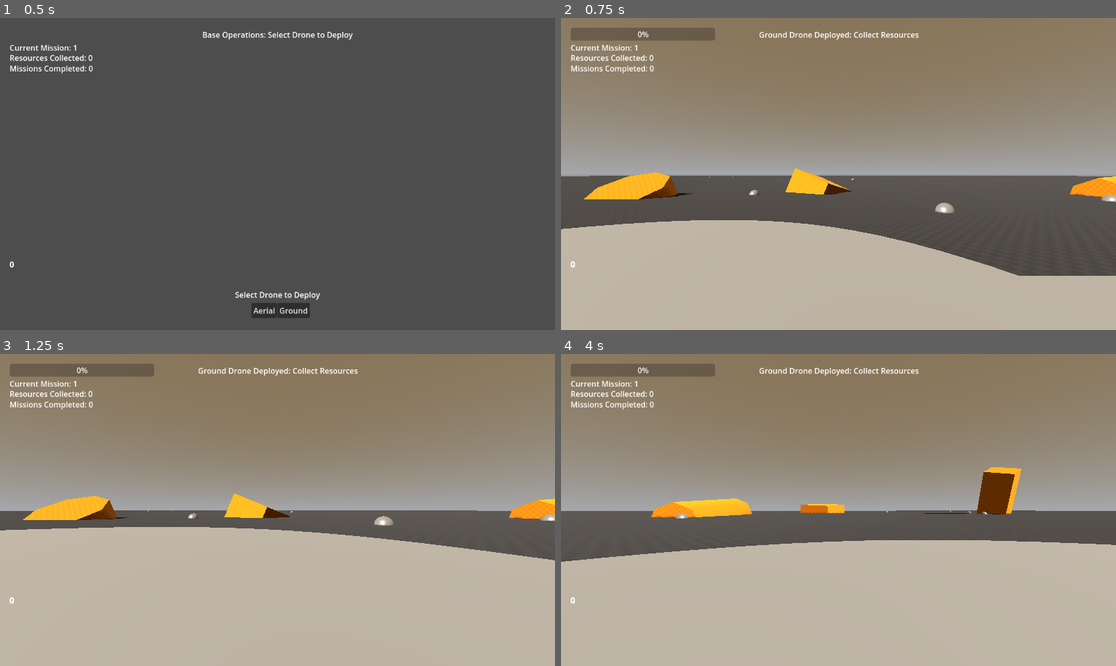
Above: before the commit, frames 1-4 (two rows, left to right).
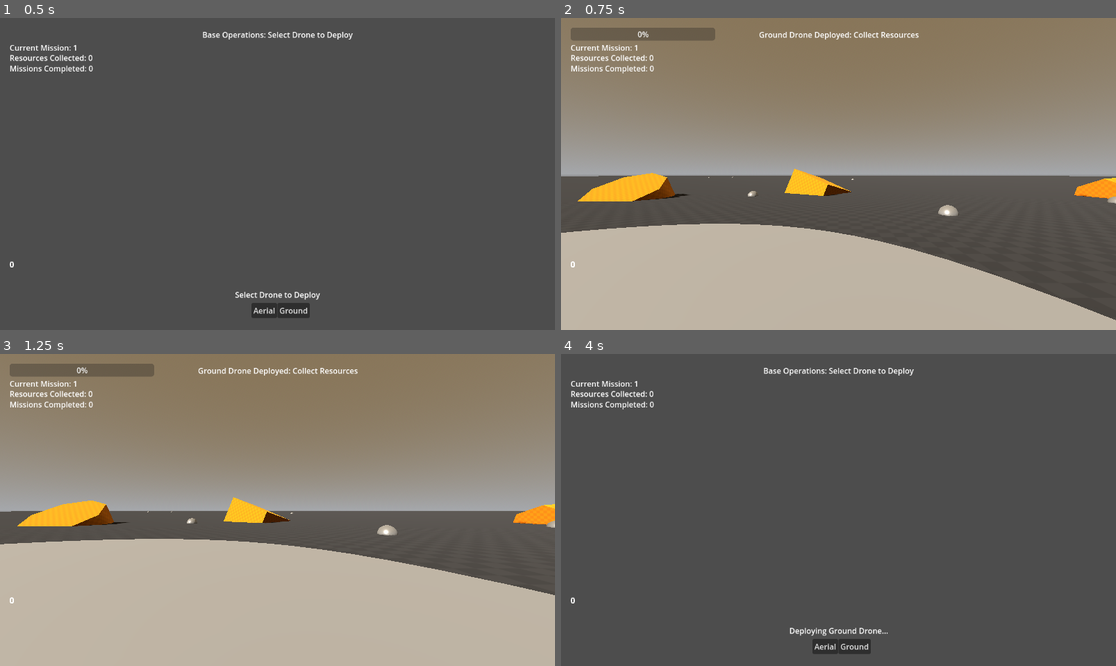
Above: after the commit, the same moments.

Repository: Triysle/drones
Game: Godot game, scene res://scenes/Main.tscn
Same seed, same stepped clock (60 frames per second), same inputs: the game is played once before the commit and once after it.
Inputs (mouse positions are in pixels of both pictures, inside the frame that each line leads up to):
- Up to frame 1 (0.5 s): no input
- Up to frame 2 (0.75 s): click "Ground" at 0.5 s
- Up to frame 3 (1.25 s): no input
- Up to frame 4 (4 s): tap Enter at 1.25, 3.5 s; move the mouse to (960, 494) at 1.27 s; hold D (move_right) 1.28-2.03 s; hold Space (ascend) 1.28-2.03 s; tap E (deploy_drone) at 1.55, 2.1 s; move the mouse to (727, 525) at 2.02 s; hold S (move_backward) 2.03-2.78 s; tap O (dock) at 2.3, 2.85 s; tap Space (ascend) at 2.75 s; move the mouse to (894, 441) at 2.77 s; hold D (move_right) 2.78-3.53 s; tap F (interact) at 3.05, 3.6 s; move the mouse to (810, 572) at 3.52 s; hold W (move_forward) from 3.53 s (still down); tap R (recall_drone, bound only after the commit) at 3.8 s

Frame 1 is identical in both runs. In frame 2, 3.3% of the frame differs, in the area x 0-100%, y 48-97%; in frame 3, 7.5%; in frame 4, 89%, in the area x 0-100%, y 0-100%.

Commit message:
0.0.5
movement bugfixes

Diff:
--- a/project.godot
+++ b/project.godot
@@ -64,7 +64,7 @@
 }
 recall_drone={
 "deadzone": 0.2,
-"events": [Object(InputEventKey,"resource_local_to_scene":fa …(140 unchanged characters)… d":false,"keycode":0,"physical_keycode":4194305,"key_label":0,"unicode":0,"location":0,"echo":false,"script":null)
+"events": [Object(InputEventKey,"resource_local_to_scene":fa …(140 unchanged characters)… d":false,"keycode":0,"physical_keycode":82,"key_label":0,"unicode":114,"location":0,"echo":false,"script":null)
 ]
 }
 interact={
--- a/scenes/GroundDrone.tscn
+++ b/scenes/GroundDrone.tscn
@@ -18,7 +18,7 @@
 shape = SubResource("BoxShape3D_86fod")
 
 [node name="Camera3D" type="Camera3D" parent="."]
-transform = Transform3D(1, 0, 0, 0, 1, 0, 0, 0, 1, 0, 0.5, -1)
+transform = Transform3D(1, 0, 0, 0, 1, 0, 0, 0, 1, 0, 0.580738, -1.36761)
 
 [node name="InteractionRay" type="RayCast3D" parent="Camera3D"]
 target_position = Vector3(0, 0, -3)
--- a/scenes/TestEnvironment.tscn
+++ b/scenes/TestEnvironment.tscn
@@ -1,15 +1,18 @@
-[gd_scene load_steps=10 format=3 uid="uid://6mp53ttpf0ud"]
+[gd_scene load_steps=11 format=3 uid="uid://6mp53ttpf0ud"]
 
-[ext_resource type="Texture2D" uid="uid://vajvd1nq3lux" path="res://addons/kenney_prototype_textures/dark/texture_08.png" id="1_u7bsa"]
+[ext_resource type="Texture2D" uid="uid://dsrhbxtwn354m" path="res://addons/kenney_prototype_textures/dark/texture_09.png" id="1_u7bsa"]
 [ext_resource type="Texture2D" uid="uid://c8abu1dixwd42" path="res://addons/kenney_prototype_textures/orange/texture_09.png" id="2_yhw7g"]
 
-[sub_resource type="StandardMaterial3D" id="StandardMaterial3D_xf2xp"]
+[sub_resource type="BoxShape3D" id="BoxShape3D_oqwq7"]
+size = Vector3(500, 1, 500)
+
+[sub_resource type="StandardMaterial3D" id="StandardMaterial3D_yhw7g"]
 albedo_texture = ExtResource("1_u7bsa")
 uv1_triplanar = true
 
-[sub_resource type="PlaneMesh" id="PlaneMesh_oqwq7"]
-material = SubResource("StandardMaterial3D_xf2xp")
-size = Vector2(500, 500)
+[sub_resource type="BoxMesh" id="BoxMesh_xf2xp"]
+material = SubResource("StandardMaterial3D_yhw7g")
+size = Vector3(500, 1, 500)
 
 [sub_resource type="StandardMaterial3D" id="StandardMaterial3D_j6s73"]
 albedo_texture = ExtResource("2_yhw7g")
@@ -31,8 +34,15 @@
 
 [node name="TestEnvironment" type="Node3D"]
 
-[node name="Ground" type="MeshInstance3D" parent="."]
-mesh = SubResource("PlaneMesh_oqwq7")
+[node name="Ground" type="StaticBody3D" parent="."]
+
+[node name="CollisionShape3D" type="CollisionShape3D" parent="Ground"]
+shape = SubResource("BoxShape3D_oqwq7")
+
+[node name="Mesh" type="MeshInstance3D" parent="Ground"]
+transform = Transform3D(1, 0, 0, 0, 1, 0, 0, 0, 1, 0, -0.5, 0)
+mesh = SubResource("BoxMesh_xf2xp")
+skeleton = NodePath("../..")
 
 [node name="Props" type="Node" parent="."]
 
--- a/scripts/AerialDrone.gd
+++ b/scripts/AerialDrone.gd
@@ -8,6 +8,7 @@
 @export var vertical_speed: float = 5.0
 @export var max_altitude: float = 50.0
 @export var min_altitude: float = 1.5
+@export var mouse_sensitivity: float = 0.002
 
 # Battery System
 @export var max_battery: float = 100.0
@@ -24,7 +25,7 @@
 
 # State Management
 enum DroneState {IDLE, FLYING, SCANNING, DOCKING, DEPLETED}
-var current_state: DroneState = DroneState.IDLE
+var current_state: DroneState = DroneState.FLYING
 
 # Camera and visuals
 @onready var camera = $Camera3D
@@ -33,7 +34,7 @@
 
 # Movement variables
 var input_dir: Vector2 = Vector2.ZERO
-var velocity_target: Vector3 = Vector3.ZERO
+var vertical_input: float = 0.0
 
 func _ready():
 	# Initialize
@@ -41,76 +42,108 @@
 	scan_effect.visible = false
 	update_battery_display()
 
-func _physics_process(_delta):
+	# Start directly in flying mode
+	current_state = DroneState.FLYING
+
+	# Capture mouse
+	Input.set_mouse_mode(Input.MOUSE_MODE_CAPTURED)
+	print("Aerial drone deployed - mouse captured for camera control")
+
+func _physics_process(delta):
 	match current_state:
 		DroneState.IDLE:
-			process_idle(_delta)
+			process_idle(delta)
 		DroneState.FLYING:
-			process_flying(_delta)
+			process_flying(delta)
 		DroneState.SCANNING:
-			process_scanning(_delta)
+			process_scanning(delta)
 		DroneState.DOCKING:
-			process_docking(_delta)
+			process_docking(delta)
 		DroneState.DEPLETED:
-			process_depleted(_delta)
+			process_depleted(delta)
 
 	# Apply movement if not depleted
 	if current_state != DroneState.DEPLETED:
 		move_and_slide()
 
+func _input(event):
+	# Mouse look when flying
+	if current_state == DroneState.FLYING and event is InputEventMouseMotion:
+		# Rotate camera based on mouse movement
+		rotate_y(-event.relative.x * mouse_sensitivity)
+
+		# Limit vertical camera rotation
+		var current_tilt = camera.rotation.x
+		current_tilt -= event.relative.y * mouse_sensitivity
+		current_tilt = clamp(current_tilt, -PI/4, PI/4) # Limit to 45 degrees up/down
+		camera.rotation.x = current_tilt
+
 func process_idle(_delta):
-	# Handle transition to flying
-	if Input.is_action_just_pressed("deploy_drone"):
-		current_state = DroneState.FLYING
+	# Just a placeholder state - we start in FLYING now
+	pass
 
 func _on_scan_effect_body_entered(body):
 	if body.is_in_group("resource") and body.scan_visible:
-		print("Detected resource: " + body.resource_type)
-
-func process_flying(_delta):
+		print("Detected resource in scan zone: " + body.resource_type)
+		body.highlight_as_scanned()
+
+func process_flying(delta):
 	# Apply battery drain
-	drain_battery(_delta)
-
-	# Process movement input
-	input_dir = Input.get_vector("move_left", "move_right", "move_forward", "move_backward")
-
-	# Rotation based on input direction
+	drain_battery(delta)
+
+	# Get input direction
+	input_dir.x = Input.get_axis("move_left", "move_right")
+	input_dir.y = Input.get_axis("move_forward", "move_backward")
+
+	# Debug print
 	if input_dir != Vector2.ZERO:
-		var target_rotation = Vector3(0, atan2(-input_dir.x, -input_dir.y), 0)
-		rotation.y = lerp_angle(rotation.y, target_rotation.y, rotation_speed * _delta)
-
-	# Forward/backward movement based on input
-	var direction = (transform.basis.z * -input_dir.y + transform.basis.x * -input_dir.x).normalized()
-	if direction:
-		velocity_target.x = direction.x * max_speed
-		velocity_target.z = direction.z * max_speed
+		print("Input detected: ", input_dir)
+
+	# Get vertical input
+	vertical_input = Input.get_axis("descend", "ascend")
+
+	# Calculate movement direction (relative to drone orientation)
+	var direction = Vector3.ZERO
+	direction += transform.basis.z * input_dir.y  # Forward/back (flipped Z axis)
+	direction += transform.basis.x * input_dir.x   # Left/right
+	direction = direction.normalized()
+
+	# Apply horizontal movement
+	if direction != Vector3.ZERO:
+		velocity.x = direction.x * max_speed
+		velocity.z = direction.z * max_speed
 	else:
-		velocity_target.x = move_toward(velocity_target.x, 0, deceleration * _delta)
-		velocity_target.z = move_toward(velocity_target.z, 0, deceleration * _delta)
-
-	# Vertical movement
-	if Input.is_action_pressed("ascend") and global_position.y < max_altitude:
-		velocity_target.y = vertical_speed
-	elif Input.is_action_pressed("descend") and global_position.y > min_altitude:
-		velocity_target.y = -vertical_speed
+		velocity.x = move_toward(velocity.x, 0, deceleration * delta)
+		velocity.z = move_toward(velocity.z, 0, deceleration * delta)
+
+	# Apply vertical movement
+	if vertical_input != 0:
+		# Check altitude limits
+		if (vertical_input > 0 and global_position.y < max_altitude) or \
+		   (vertical_input < 0 and global_position.y > min_altitude):
+			velocity.y = vertical_input * vertical_speed
+			if vertical_input > 0:
+				print("Ascending")
+			else:
+				print("Descending")
+		else:
+			velocity.y = move_toward(velocity.y, 0, deceleration * delta)
 	else:
-		velocity_target.y = move_toward(velocity_target.y, 0, deceleration * _delta)
-
-	# Apply smoothing to movement
-	velocity.x = lerp(velocity.x, velocity_target.x, acceleration * _delta)
-	velocity.z = lerp(velocity.z, velocity_target.z, acceleration * _delta)
-	velocity.y = lerp(velocity.y, velocity_target.y, acceleration * _delta)
+		velocity.y = move_toward(velocity.y, 0, deceleration * delta)
 
 	# Handle scanning
 	if Input.is_action_just_pressed("scan") and current_battery > scan_energy_cost:
+		print("Scan initiated")
 		begin_scan()
 
-	# Check for docking zone
-	check_docking_zone()
-
-func process_scanning(_delta):
+	# Check for docking - now on a different key
+	if Input.is_action_just_pressed("dock") and is_near_base():
+		print("Docking initiated")
+		current_state = DroneState.DOCKING
+
+func process_scanning(delta):
 	# Continue draining battery
-	drain_battery(_delta)
+	drain_battery(delta)
 
 	# Apply a small hover movement
 	velocity = Vector3.ZERO
@@ -119,6 +152,8 @@
 	if !is_scanning:
 		is_scanning = true
 		scan_effect.visible = true
+		print("Scan in progress...")
+
 		# Start scan animation
 		await get_tree().create_timer(1.5).timeout
 
@@ -129,28 +164,30 @@
 		scan_effect.visible = false
 		is_scanning = false
 		current_state = DroneState.FLYING
-
-func process_docking(_delta):
+		print("Scan complete, returning to flight mode")
+
+func process_docking(delta):
 	# Docking logic - move toward docking point
-	# This would be expanded with actual path following to dock
 	velocity = Vector3.ZERO
-	print("Docking sequence")
+	print("Docking sequence in progress")
 
 	# Simulate docking completion
 	await get_tree().create_timer(2.0).timeout
+
+	# Release mouse when returning to base
+	Input.set_mouse_mode(Input.MOUSE_MODE_VISIBLE)
 	complete_docking()
 
-func process_depleted(_delta):
+func process_depleted(delta):
 	# Drone slowly descends when battery depleted
 	velocity.x = 0
 	velocity.z = 0
 	velocity.y = -2.0  # Slow descent
-
-	# Could add visual effects for emergency landing
-
-func drain_battery(_delta):
+	print("Battery depleted - emergency landing")
+
+func drain_battery(delta):
 	# Reduce battery over time
-	current_battery -= battery_drain_rate * _delta
+	current_battery -= battery_drain_rate * delta
 	update_battery_display()
 
 	# Check for low/depleted battery
@@ -158,9 +195,11 @@
 		current_battery = 0
 		is_battery_depleted = true
 		current_state = DroneState.DEPLETED
+		print("Battery fully depleted!")
 	elif current_battery <= low_battery_threshold:
 		# Visual/audio warning could be triggered here
-		pass
+		if int(current_battery) % 5 == 0:  # Only print every 5 units to avoid spam
+			print("Low battery warning: ", int(current_battery))
 
 func update_battery_display():
 	# Update UI battery indicator
@@ -198,15 +237,9 @@
 	# and add it to the minimap
 	print("Marked location at: ", pos)
 
-func check_docking_zone():
-	# Check if the drone is in docking zone
-	# This would use area detection in practice
-	if Input.is_action_just_pressed("dock") and is_near_base():
-		current_state = DroneState.DOCKING
-
 func is_near_base():
 	# This would check distance to base in practice
-	# For now, we'll just return true when a key is pressed
+	# For now, we'll just return true when the dock key is pressed
 	return true
 
 func complete_docking():
@@ -219,7 +252,6 @@
 	current_state = DroneState.IDLE
 
 	# Signal to game controller that docking is complete
-	# This would switch to ground drone in the full game
 	print("Docking complete, battery recharged")
 	emit_signal("docking_completed")
 
--- a/scripts/BaseStation.gd
+++ b/scripts/BaseStation.gd
@@ -59,12 +59,14 @@
 	# Start in base management
 	enter_base_management()
 
+	print("Base station initialized")
+
 func _input(event):
 	# Tab between management modes in base
 	if event.is_action_pressed("toggle_management_mode") and current_state == GameState.BASE_MANAGEMENT:
 		upgrade_panel.visible = !upgrade_panel.visible
 
-	# Emergency recall drone
+	# Emergency recall drone - now using R key instead of ESC
 	if event.is_action_pressed("recall_drone") and current_state != GameState.BASE_MANAGEMENT:
 		recall_active_drone()
 
@@ -89,6 +91,8 @@
 	# Reset active drone reference
 	active_drone = null
 
+	print("Entered base management mode")
+
 func deploy_aerial_drone():
 	current_state = GameState.AERIAL_DEPLOYMENT
 
@@ -115,6 +119,8 @@
 	# Update status
 	mission_status.text = "Aerial Drone Deployed: Scan for Resources"
 
+	print("Aerial drone deployed - ready for control with WASD, Space/Shift to ascend/descend, F to scan")
+
 func deploy_ground_drone():
 	current_state = GameState.GROUND_DEPLOYMENT
 
@@ -144,6 +150,8 @@
 
 	# Update status
 	mission_status.text = "Ground Drone Deployed: Collect Resources"
+
+	print("Ground drone deployed - ready for control with WASD, F to interact with resources")
 
 func recall_active_drone():
 	# Emergency recall function
@@ -151,7 +159,7 @@
 		# In a full implementation, this would handle returning to base
 		# For now, we'll just return to base management
 		enter_base_management()
-		print("Emergency recall activated")
+		print("Emergency recall activated - returning to base")
 
 func apply_aerial_upgrades(drone):
 	# Apply upgrade levels to drone properties
@@ -176,8 +184,11 @@
 
 func update_resource_display():
 	# Update UI with current resource counts
-	for resource_type in stored_resources:
-		resource_display.update_resource(resource_type, stored_resources[resource_type])
+	resource_display.update_all(stored_resources)
+
+	# Also update upgrade panel if it exists
+	if upgrade_panel:
+		upgrade_panel.update_button_states(stored_resources, aerial_drone_upgrades, ground_drone_upgrades)
 
 func process_upgrade(drone_type, upgrade_type):
 	# Check if we have resources for the upgrade
@@ -250,13 +261,16 @@
 
 func _on_aerial_drone_docked():
 	# Return to base management when aerial drone docks
+	print("Aerial drone docked successfully")
 	enter_base_management()
 
 func _on_resources_delivered(resources):
 	# Process delivered resources
+	print("Resources delivered to base:")
 	for resource_type in resources:
 		if resource_type in stored_resources:
 			stored_resources[resource_type] += resources[resource_type]
+			print("- " + resource_type + ": " + str(resources[resource_type]))
 
 	# Update UI
 	update_resource_display()
--- a/scripts/GameManager.gd
+++ b/scripts/GameManager.gd
@@ -20,6 +20,9 @@
 @onready var mission_display = $CanvasLayer/MissionDisplay
 @onready var help_panel = $CanvasLayer/HelpPanel
 @onready var pause_menu = $CanvasLayer/PauseMenu
+
+# Mouse capture state
+var mouse_was_captured = false
 
 func _ready():
 	# Setup initial game state
@@ -181,15 +184,38 @@
 	# Pause game when menu is visible
 	get_tree().paused = pause_menu.visible
 
+	# Handle mouse capture
+	if pause_menu.visible:
+		# Store current mouse mode before freeing it
+		mouse_was_captured = Input.get_mouse_mode() == Input.MOUSE_MODE_CAPTURED
+		# Free the mouse when paused
+		Input.set_mouse_mode(Input.MOUSE_MODE_VISIBLE)
+	else:
+		# Restore mouse capture state when unpausing
+		if mouse_was_captured:
+			Input.set_mouse_mode(Input.MOUSE_MODE_CAPTURED)
+
 func toggle_help_panel():
 	# Show/hide help panel
 	help_panel.visible = !help_panel.visible
+
+	# Optionally free the mouse when help is visible
+	if help_panel.visible:
+		mouse_was_captured = Input.get_mouse_mode() == Input.MOUSE_MODE_CAPTURED
+		Input.set_mouse_mode(Input.MOUSE_MODE_VISIBLE)
+	else:
+		if mouse_was_captured and !pause_menu.visible:
+			Input.set_mouse_mode(Input.MOUSE_MODE_CAPTURED)
 
 # Signal handlers
 func _on_resume_game():
 	pause_menu.visible = false
 	get_tree().paused = false
 
+	# Restore mouse capture state
+	if mouse_was_captured:
+		Input.set_mouse_mode(Input.MOUSE_MODE_CAPTURED)
+
 func _on_quit_game():
 	# Return to title screen or quit game
 	get_tree().quit()
--- a/scripts/GroundDrone.gd
+++ b/scripts/GroundDrone.gd
@@ -6,6 +6,7 @@
 @export var deceleration: float = 5.0
 @export var rotation_speed: float = 1.5
 @export var gravity: float = 20.0
+@export var mouse_sensitivity: float = 0.002
 
 # Resource Collection
 @export var max_cargo_capacity: int = 5
@@ -14,7 +15,7 @@
 
 # State Management
 enum DroneState {IDLE, DRIVING, COLLECTING, DOCKING}
-var current_state: DroneState = DroneState.IDLE
+var current_state: DroneState = DroneState.DRIVING
 
 # References
 @onready var camera = $Camera3D
@@ -28,6 +29,13 @@
 func _ready():
 	# Initialize UI
 	update_cargo_display()
+
+	# Start directly in driving mode
+	current_state = DroneState.DRIVING
+
+	# Capture mouse
+	Input.set_mouse_mode(Input.MOUSE_MODE_CAPTURED)
+	print("Ground drone deployed - mouse captured for camera control")
 
 func _physics_process(delta):
 	match current_state:
@@ -47,35 +55,54 @@
 			velocity.y -= gravity * delta
 		move_and_slide()
 
+func _input(event):
+	# Mouse look when driving
+	if current_state == DroneState.DRIVING and event is InputEventMouseMotion:
+		# Rotate the drone horizontally based on mouse movement
+		rotate_y(-event.relative.x * mouse_sensitivity)
+
+		# Limit vertical camera rotation without rotating the whole drone
+		var current_tilt = camera.rotation.x
+		current_tilt -= event.relative.y * mouse_sensitivity
+		current_tilt = clamp(current_tilt, -PI/4, PI/4) # Limit to 45 degrees up/down
+		camera.rotation.x = current_tilt
+
 func process_idle(_delta):
-	# Handle transition to driving
-	if Input.is_action_just_pressed("deploy_drone"):
-		current_state = DroneState.DRIVING
+	# Just a placeholder state - we start in DRIVING now
+	pass
 
 func process_driving(delta):
-	# Get movement input
-	var input_dir = Input.get_vector("move_left", "move_right", "move_forward", "move_backward")
-
-	# Rotation based on input direction
-	if input_dir != Vector2.ZERO:
-		var target_rotation = Vector3(0, atan2(-input_dir.x, -input_dir.y), 0)
-		rotation.y = lerp_angle(rotation.y, target_rotation.y, rotation_speed * delta)
-
-	# Forward/backward movement based on input
-	var direction = (transform.basis.z * -input_dir.y + transform.basis.x * -input_dir.x).normalized()
-	if direction:
+	# Get movement input - WASD controls
+	var input_forward = Input.get_axis("move_forward", "move_backward")  # Corrected order
+	var input_right = Input.get_axis("move_left", "move_right")  # Back to original order
+
+	# Debug print
+	if input_forward != 0 or input_right != 0:
+		print("Ground drone input - Forward:", input_forward, " Right:", input_right)
+
+	# Calculate movement direction (relative to drone orientation)
+	var direction = Vector3.ZERO
+	direction += transform.basis.z * input_forward  # Forward/backward along drone's facing (flipped Z axis)
+	direction += transform.basis.x * input_right     # Strafe left/right
+
+	# Normalize for consistent speed in all directions
+	if direction.length_squared() > 0:
+		direction = direction.normalized()
 		velocity.x = direction.x * max_speed
 		velocity.z = direction.z * max_speed
 	else:
+		# Decelerate when no input
 		velocity.x = move_toward(velocity.x, 0, deceleration * delta)
 		velocity.z = move_toward(velocity.z, 0, deceleration * delta)
 
 	# Check for resource interaction
 	if Input.is_action_just_pressed("interact"):
+		print("Interaction button pressed")
 		check_for_resource()
 
 	# Check for docking
 	if Input.is_action_just_pressed("dock") and is_near_base():
+		print("Docking initiated")
 		current_state = DroneState.DOCKING
 
 func process_collecting(_delta):
@@ -88,14 +115,18 @@
 
 	# Return to driving state
 	current_state = DroneState.DRIVING
+	print("Collection complete, returning to driving mode")
 
 func process_docking(_delta):
 	# Docking logic - move toward docking point
 	velocity = Vector3.ZERO
-	print("Docking sequence")
+	print("Docking sequence in progress")
 
 	# Simulate docking completion
 	await get_tree().create_timer(2.0).timeout
+
+	# Release mouse when returning to base
+	Input.set_mouse_mode(Input.MOUSE_MODE_VISIBLE)
 	complete_docking()
 
 func check_for_resource():
@@ -103,7 +134,12 @@
 	if interaction_ray.is_colliding():
 		var collider = interaction_ray.get_collider()
 		if collider.is_in_group("resource") and current_cargo < max_cargo_capacity:
+			print("Resource detected: ", collider.resource_type)
 			collect_resource(collider)
+		else:
+			print("Raycast hit: ", collider.name, " (not a resource or cargo full)")
+	else:
+		print("No object detected by interaction ray")
 
 func collect_resource(resource_node):
 	# Check if there's space in cargo
@@ -140,7 +176,7 @@
 
 func is_near_base():
 	# This would check distance to base in practice
-	# For now, we'll just return true when a key is pressed
+	# For now, we'll just return true when the dock key is pressed
 	return true
 
 func complete_docking():
--- a/scripts/HelpPanel.gd
+++ b/scripts/HelpPanel.gd
@@ -7,19 +7,32 @@
 	# Add help text
 	var help_label = Label.new()
 	help_label.text = """
-	Controls:
-	WASD - Move drone
-	Space - Ascend (Aerial drone)
-	Shift - Descend (Aerial drone)
-	F - Scan/Interact
-	E - Deploy drone from base
-	O - Dock drone at base
-	Tab - Toggle upgrade panel
-	ESC - Pause game
-	H - Show/hide this help
+	DRONE CONTROL GUIDE
+
+	Movement Controls:
+	- WASD: Move drone (forward/backward/strafe left/right)
+	- Mouse: Look/steer
+
+	Aerial Drone Specific:
+	- Space: Ascend
+	- Shift: Descend
+	- F: Scan for resources
+
+	Ground Drone Specific:
+	- F: Interact with resources
+
+	General Controls:
+	- O: Dock drone at base
+	- R: Emergency recall drone
+	- Tab: Toggle upgrade panel (in base)
+	- ESC: Pause game
+	- H: Show/hide this help
+
+	When a drone is active, the mouse is captured for camera control.
+	Press ESC to pause and free the cursor.
 	"""
 	add_child(help_label)
 
 	# Set label position
 	help_label.position = Vector2(20, 20)
-	help_label.size = Vector2(400, 300)
+	help_label.size = Vector2(400, 400)
